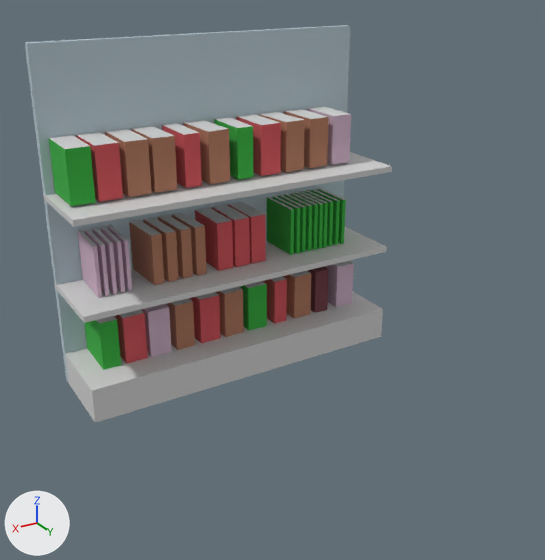
Before and after pictures for a commit that changed the glTF model theroom/excersizes/souvenirbutik/reol7.gltf.
Before and after are seen from a camera (50 mm lens) standing at (3.82, 7.31, 4.57) and looking at (0.12, 1.15, 1.49). The lights are fixed; the arrows at lower left show +X, +Y and +Z. Where no turn or scale is listed for an object, it has been applied to the vertices.
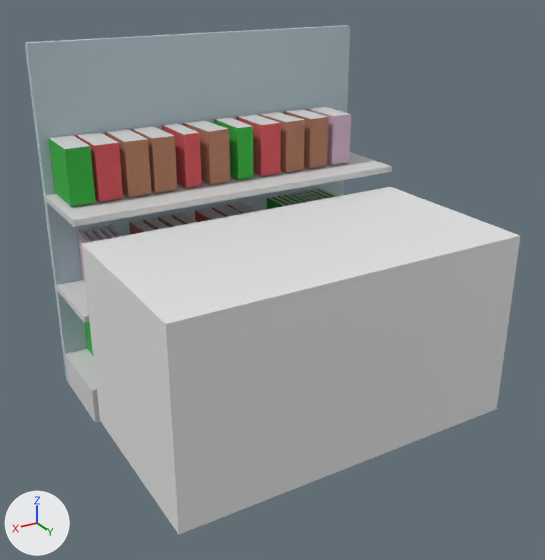
What the commit changed:
Mesh me_cube_006 is new.
It is a box spanning x -1.89..1.89, y -1.0..1.0, z -1.0..1.0.
Object 'front.zone' (ob_front_zone) is new; it shows me_cube_006.
Its location is (0.01, 1.55, 1.04).

Where the change shows, as pixel boxes (x1, y1, x2, y2) in the pictures (545 x 560 px):
'front.zone', added
    after: (81, 187, 520, 534)
'Cube.004', unchanged, covered by the edit
    before: (65, 291, 383, 423)
    after: (65, 348, 100, 423)
'Cube.003', unchanged, covered by the edit
    before: (54, 227, 387, 323)
    after: (54, 280, 90, 323)
'Cube.018', unchanged, covered by the edit
    before: (129, 220, 164, 285)
    after: (129, 220, 155, 235)
'Cube.042', unchanged, covered by the edit
    before: (195, 207, 233, 271)
    after: (195, 207, 225, 222)
